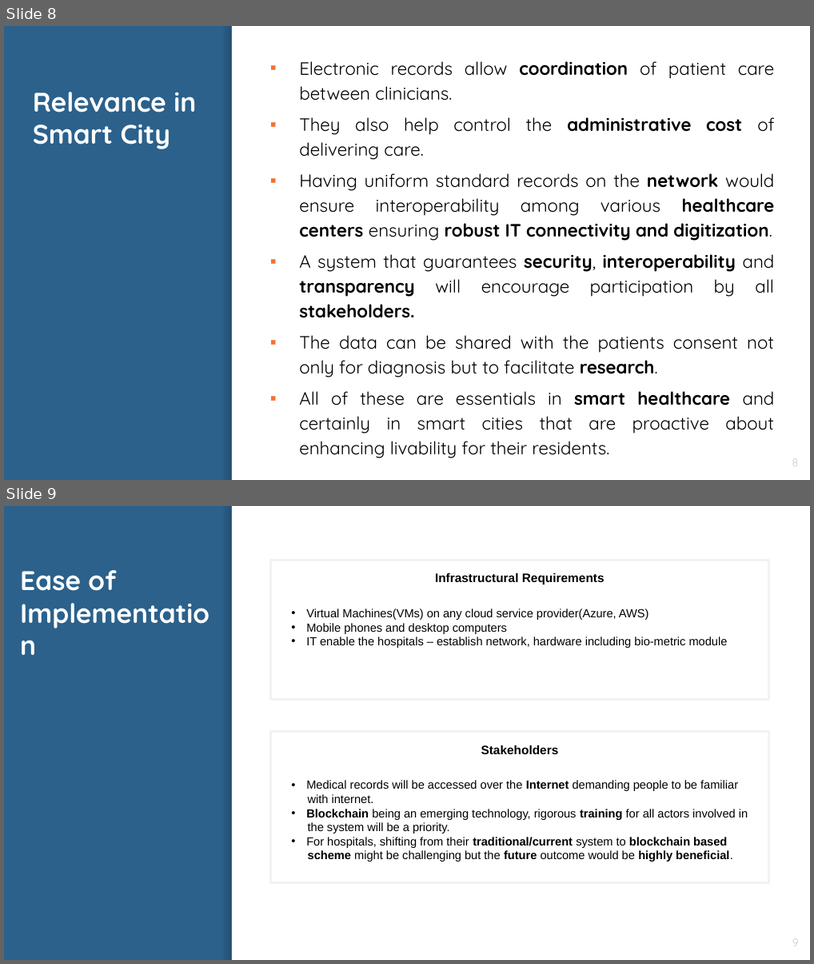
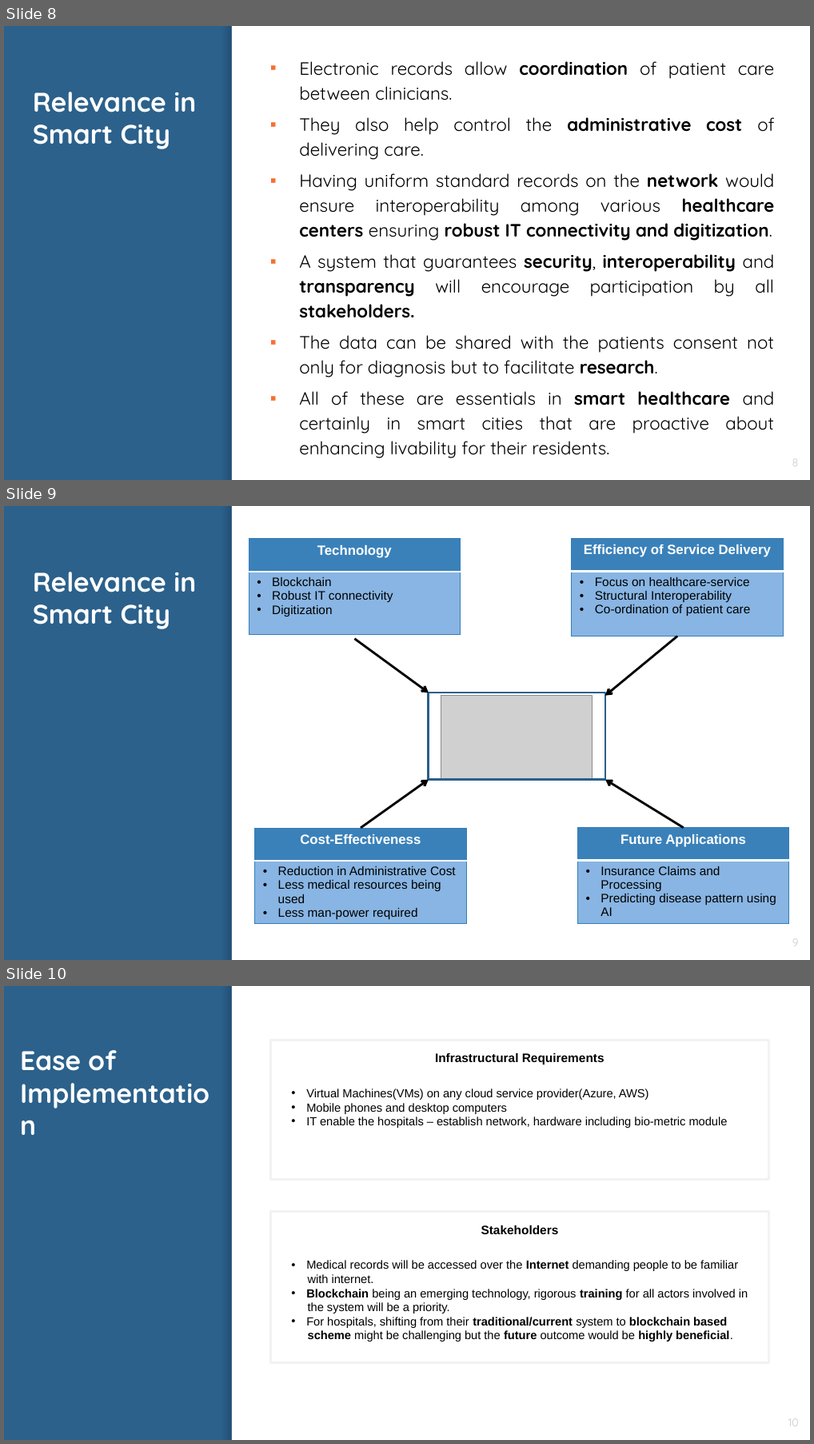
Before and after one commit to ShikharBhatt/NITI, a slide deck: niti aayog.pptx. Shown one above the other, each under a label of ours: slides 8 and 9 before the commit, slides 8, 9 and 10 after it. The pictures are 814x964 and 814x1444 pixels, drawn with LibreOffice and Linux fonts; fonts in the diff are those of the drawing; grey boxes stand for pictures. Boxes give left, top, right and bottom in pixels: in the first picture for what was removed or moved away, otherwise in the second. Text is boxed around its words. In the diff, an @@ line names an element or a change of style, - is before the commit and + after.

Commit message:
Relevance

```diff
--- a/niti aayog.pptx
+++ b/niti aayog.pptx
@@ slide 9 added at [4, 506, 810, 960], background #2B618B; not listed: 2 template elements that a slide beside it also shows @@
@@ table added at [249, 539, 461, 639], 2 rows, 1 columns @@
+Technology
+Blockchain / Robust IT connectivity / Digitization
@@ table added at [572, 538, 783, 636], 2 rows, 1 columns @@
+Efficiency of Service Delivery
+Focus on healthcare-service / Structural Interoperability / Co-ordination of patient care
@@ title added at [33, 572, 196, 629], 24 pt, text #FFFFFF, bold @@
+Relevance in Smart City
@@ arrow added from (354, 638) to (429, 692), #000000 2 pt @@
@@ arrow added from (678, 636) to (606, 696), #000000 2 pt @@
@@ rectangle added at [429, 692, 606, 780], outline #2B5F8A 2 pt @@
@@ picture added at [442, 696, 594, 780] @@
@@ arrow added from (361, 828) to (429, 780), #000000 2 pt @@
@@ arrow added from (684, 828) to (606, 780), #000000 2 pt @@
@@ table added at [254, 828, 466, 928], 2 rows, 1 columns @@
+Cost-Effectiveness
+Reduction in Administrative Cost / Less medical resources being used / Less man-power required
@@ table added at [578, 828, 790, 928], 2 rows, 1 columns @@
+Future Applications
+Insurance Claims and Processing / Predicting disease pattern using AI
@@ page number added at [793, 938, 799, 946], 10 pt, text #CCCCCC @@
+9
@@ what was slide 9 is now slide 10 @@
@@ page number at [789, 1418, 799, 1426]: text changed @@
-9
+10
```
Also in this commit, not shown: 1 slide changed, 1 other file.
